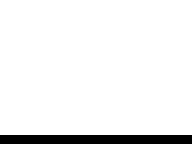
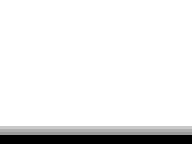
Layers edited between the first and the second 192 x 144 image:
added layer "shadow" (55%) above "a" over 0, 126, 192, 135
